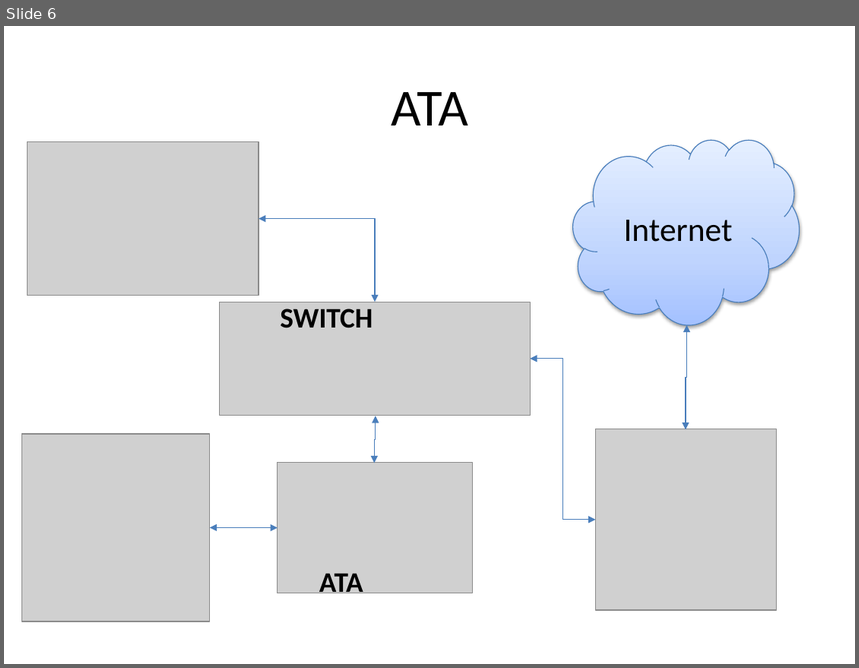
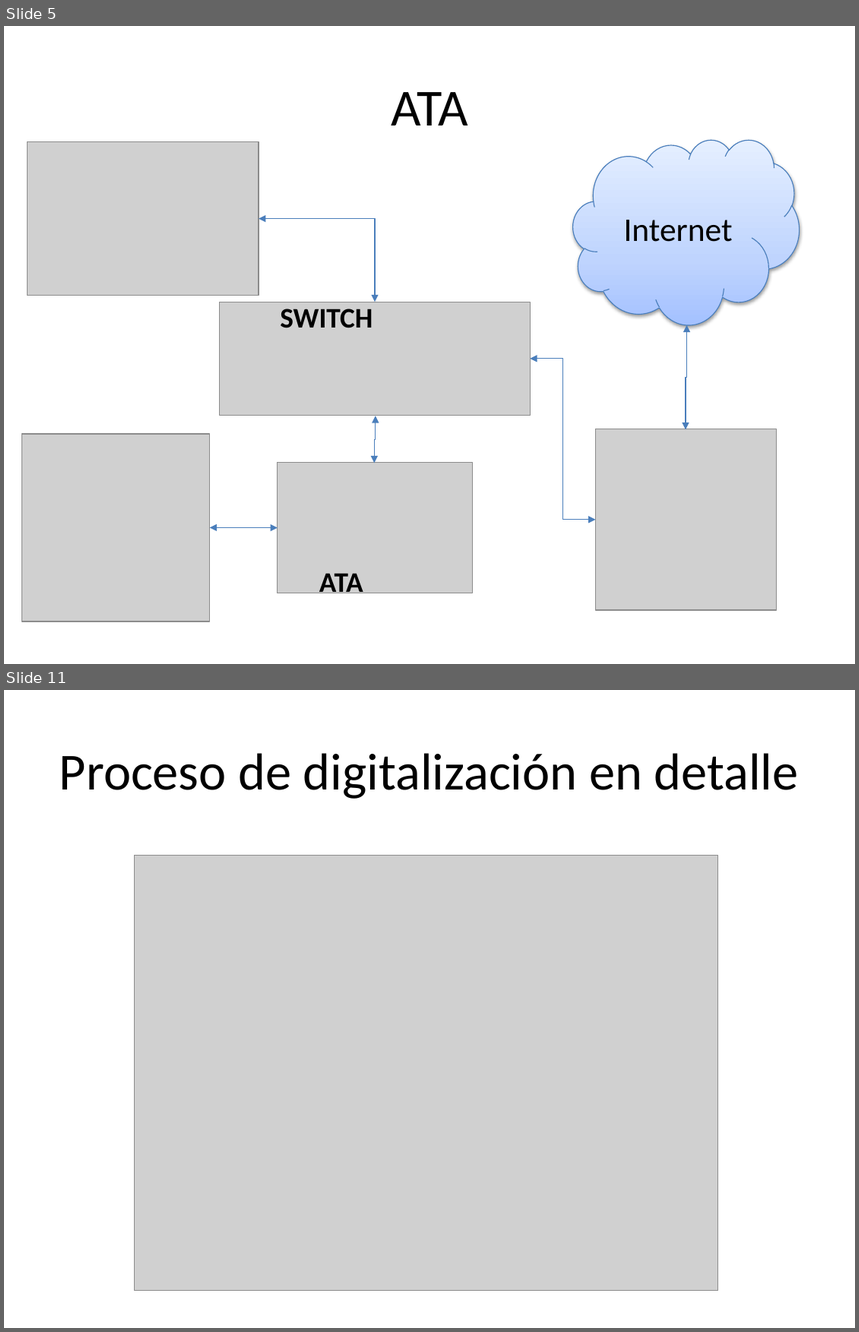
Before and after one commit to damndamm/Seminario, a slide deck: images/imagenes_seminario.pptx. Shown one above the other, each under a label of ours: slide 6 before the commit, slides 5 and 11 after it; the slides between them are not shown. The pictures are 859x668 and 859x1332 pixels, drawn with LibreOffice and Linux fonts; fonts in the diff are those of the drawing; grey boxes stand for pictures. Boxes give left, top, right and bottom in pixels: in the first picture for what was removed or moved away, otherwise in the second. Text is boxed around its words. In the diff, an @@ line names an element or a change of style, - is before the commit and + after.

```diff
--- a/images/imagenes_seminario.pptx
+++ b/images/imagenes_seminario.pptx
@@ slide 11 added at <box>4,690,855,1328</box>, background #FFFFFF @@
@@ title added at <box>59,753,798,799</box>, 44 pt, text #000000 @@
+Proceso de digitalización en detalle
@@ picture added at <box>135,855,718,1291</box> @@
@@ what was slide 6 is now slide 5 @@
```
Also in this commit, not shown: 5 other slides added, 1 slide removed, 6 other files.
